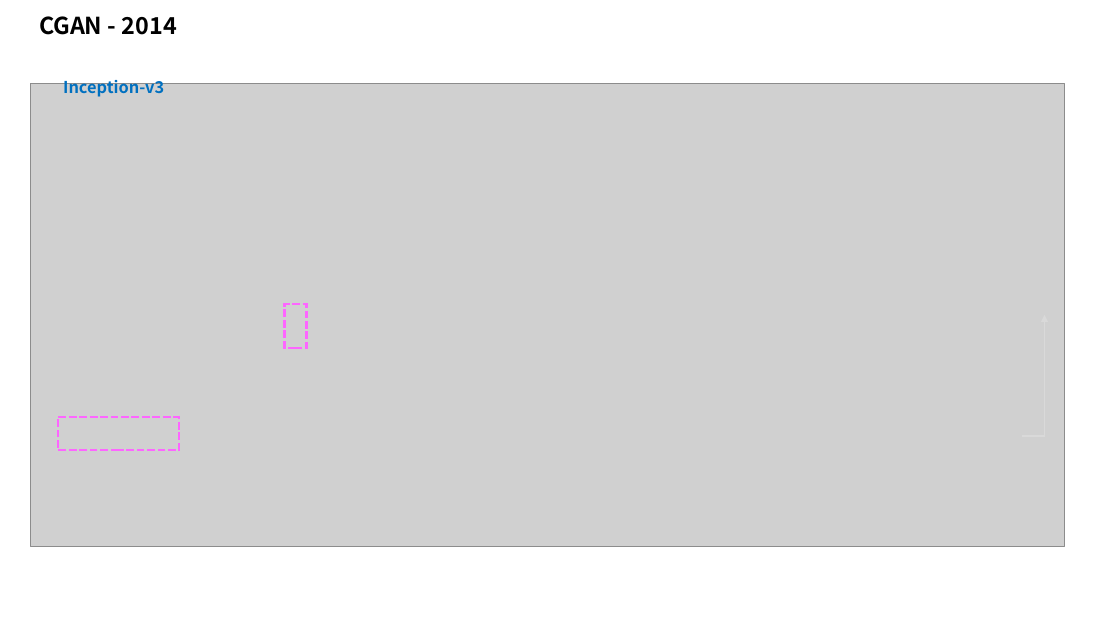
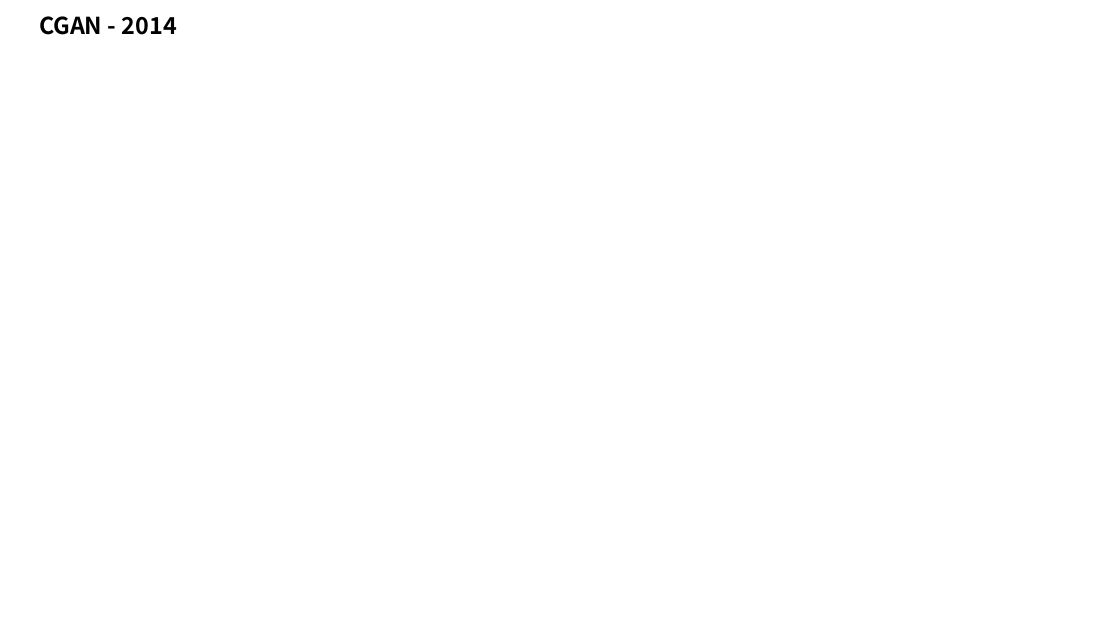
Before and after one commit to taylorguo/GAN_Understanding_Practicing, a slide deck: slide 4 of GAN_Understanding/GANunderstanding.pptx. Drawn at 1120x630 pixels with LibreOffice and Linux fonts; fonts in the diff are those of the drawing; grey boxes stand for pictures. Boxes give left, top, right and bottom in pixels: in the first picture for what was removed or moved away, otherwise in the second. Text is boxed around its words. In the diff, an @@ line names an element or a change of style, - is before the commit and + after.

```diff
--- a/GAN_Understanding/GANunderstanding.pptx
+++ b/GAN_Understanding/GANunderstanding.pptx
@@ picture removed at bbox=[31, 84, 1065, 547] @@
@@ text removed at bbox=[63, 76, 164, 97] @@
-Inception-v3
@@ rectangle removed at bbox=[285, 304, 307, 348] @@
@@ elbow arrow removed from (1023, 436) to (1045, 315) @@
@@ rectangle removed at bbox=[58, 417, 179, 450] @@
```
Also in this commit, not shown: 3 other slides changed, 4 other files.
